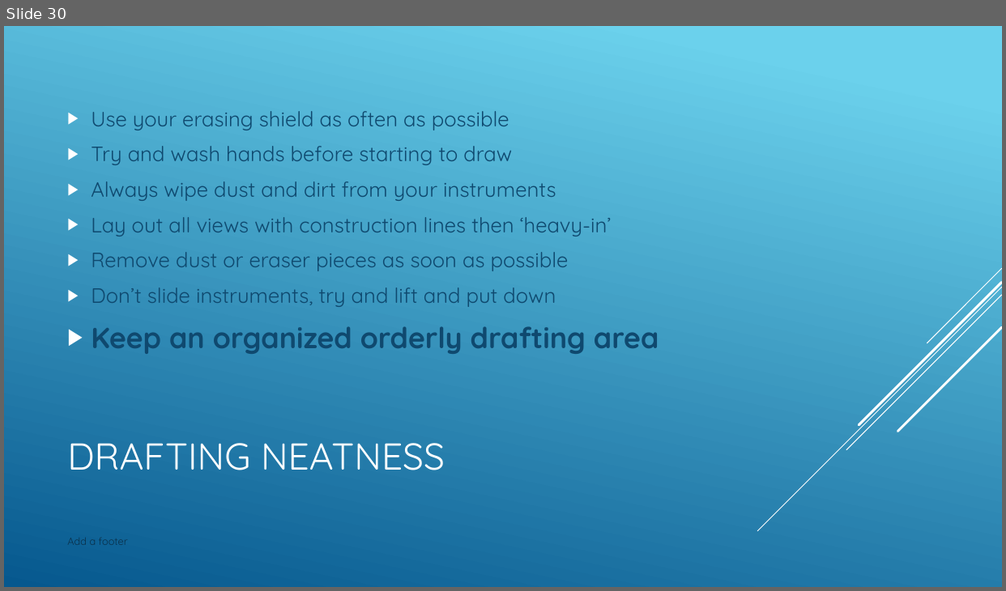
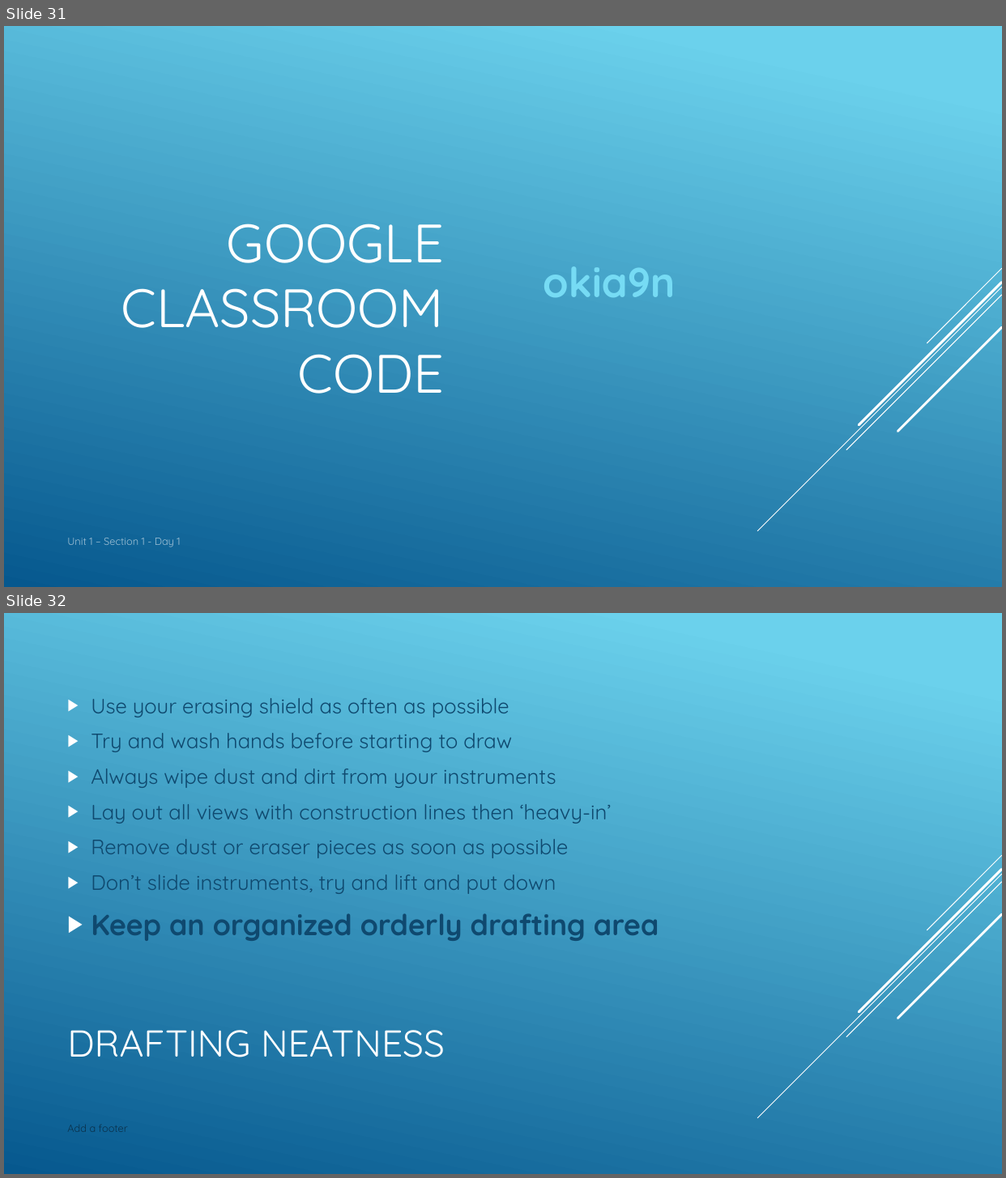
Before and after one commit to nickvertucci/Technology-Education-Curriculum, a slide deck: High School/Design and Drawing for Production/Unit 4 - The Alphabet of Lines/Section 1 - Introduction to Alphabet of Lines/Assets/Unit 4 - Section 1 - Introduction to Alphabet of Line.pptx. Shown one above the other, each under a label of ours: slide 30 before the commit, slides 31 and 32 after it. The pictures are 1006x591 and 1006x1178 pixels, drawn with LibreOffice and Linux fonts; fonts in the diff are those of the drawing. Boxes give left, top, right and bottom in pixels: in the first picture for what was removed or moved away, otherwise in the second. Text is boxed around its words. In the diff, an @@ line names an element or a change of style, - is before the commit and + after.

```diff
--- a/High School/Design and Drawing for Production/Unit 4 - The Alphabet of Lines/Section 1 - Introduction to Alphabet of Lines/Assets/Unit 4 - Section 1 - Introduction to Alphabet of Line.pptx
+++ b/High School/Design and Drawing for Production/Unit 4 - The Alphabet of Lines/Section 1 - Introduction to Alphabet of Lines/Assets/Unit 4 - Section 1 - Introduction to Alphabet of Line.pptx
@@ slide 31 added at <box>4,26,1002,587</box>, background gradient #6ED2EB to #06588E; not listed: 5 template elements that a slide beside it also shows @@
@@ title added at <box>121,224,444,394</box>, 52 pt, text #FFFFFF @@
+GOOGLE CLASSROOM CODE
@@ text added at <box>543,267,675,297</box>, 40 pt, text #76DBF4, bold @@
+okia9n
@@ text added at <box>67,538,180,548</box>, 10 pt, text #FFFFFF at 60% opacity @@
+Unit 1 – Section 1 - Day 1
@@ what was slide 30 is now slide 32 @@
```
Also in this commit, not shown: 1 slide changed, 1 other slide added, 5 other files.
